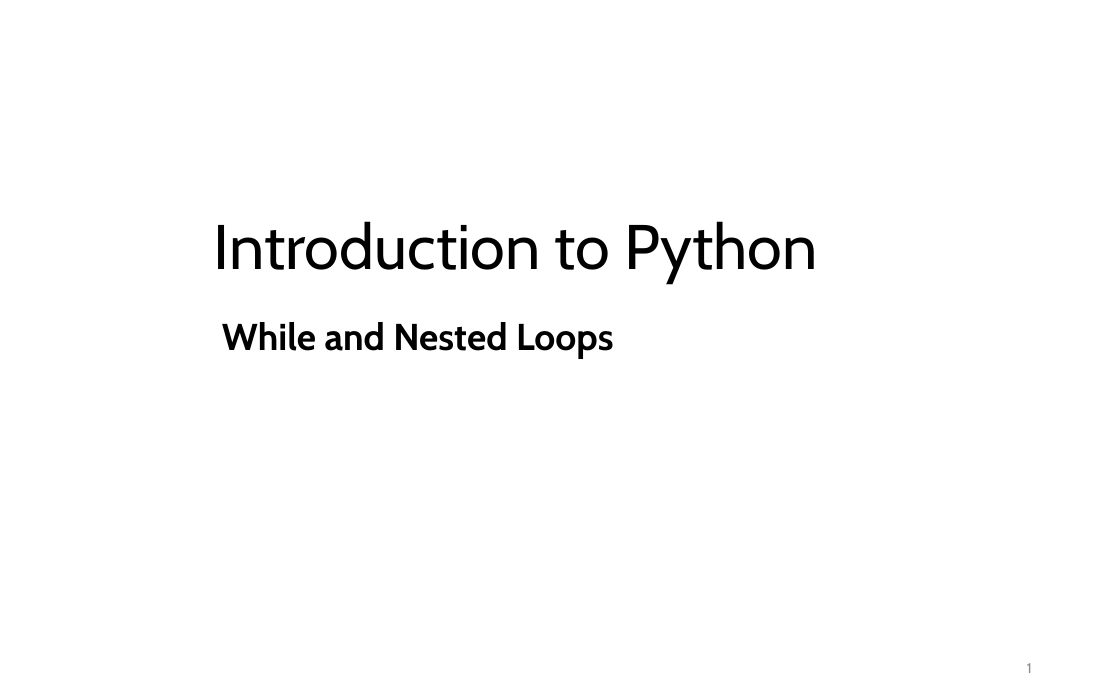
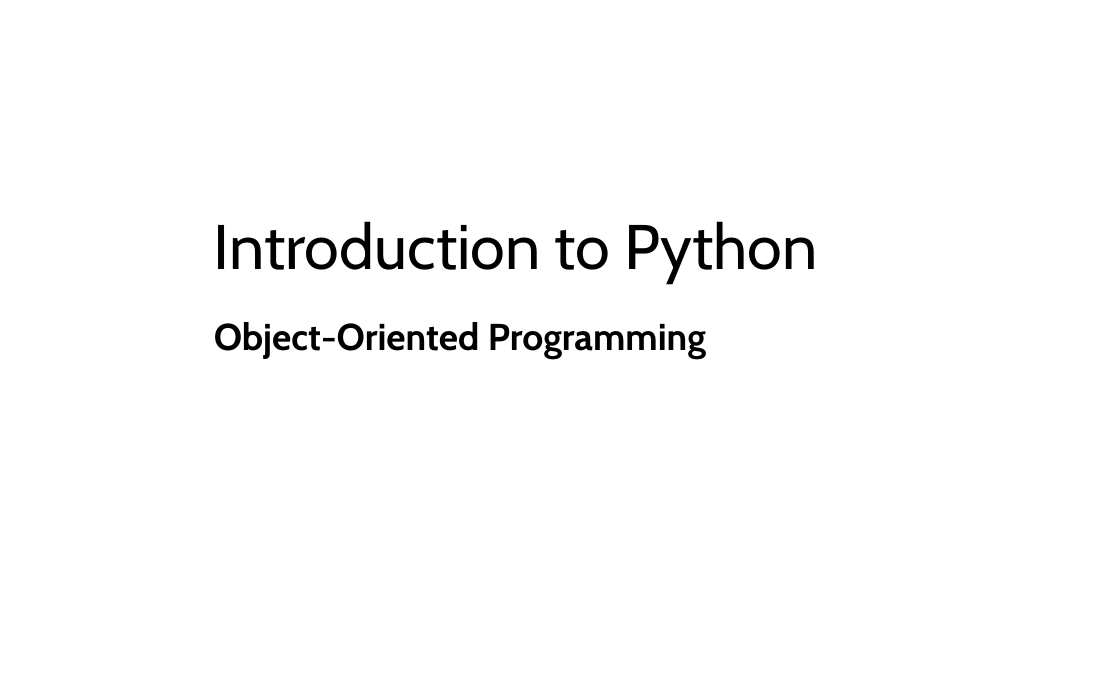
Before and after one commit to LongBaoNguyen/longbaonguyen.github.io, a slide deck: slide 1 of courses/apcsp/lect8.pptx. Drawn at 1120x700 pixels with LibreOffice and Linux fonts; fonts in the diff are those of the drawing. Boxes give left, top, right and bottom in pixels: in the first picture for what was removed or moved away, otherwise in the second. Text is boxed around its words. In the diff, an @@ line names an element or a change of style, - is before the commit and + after.

```diff
--- a/courses/apcsp/lect8.pptx
+++ b/courses/apcsp/lect8.pptx
@@ subtitle at (214,322,706,359): text changed @@
-While and Nested Loops
+Object-Oriented Programming
@@ page number removed at (1027,663,1032,673) @@
-1
```
Also in this commit, not shown: 31 slides added, 22 slides removed, 9 other files.
